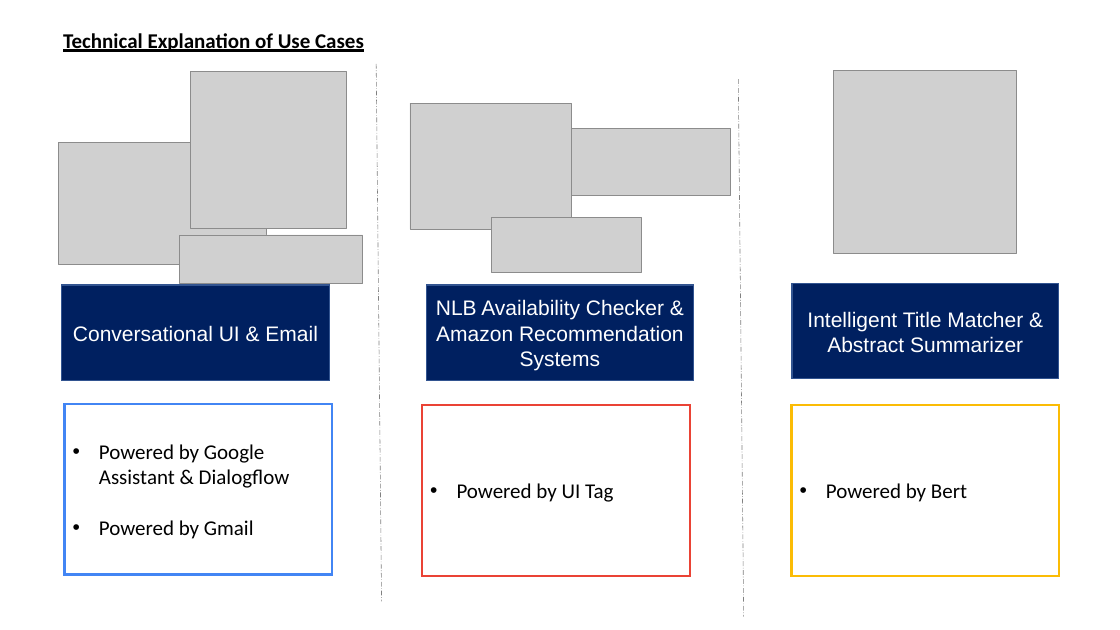
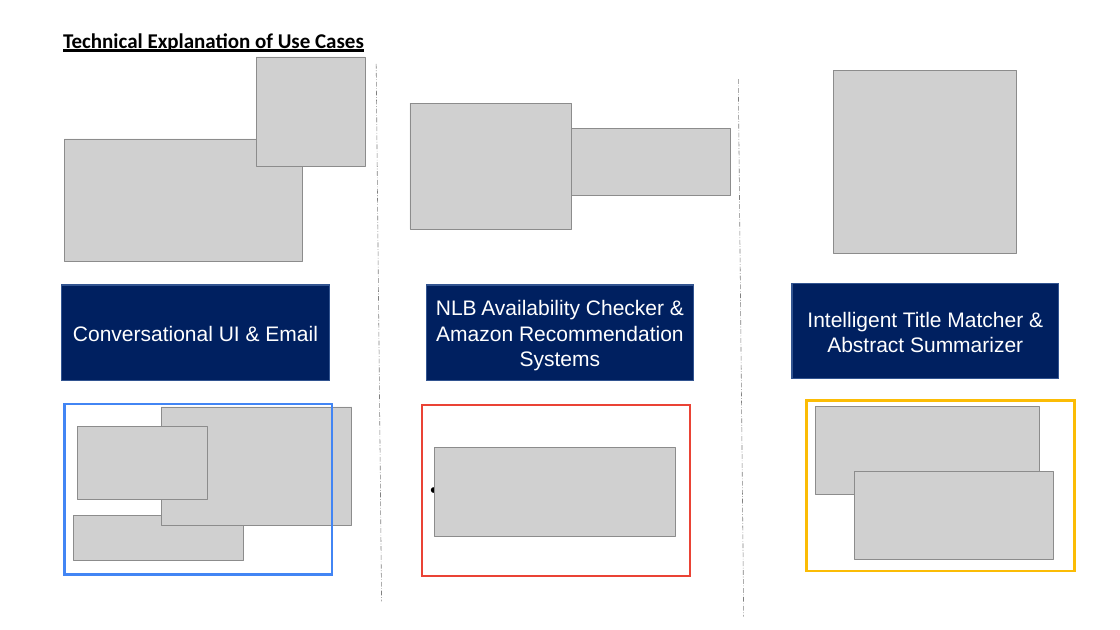
Before and after one commit to AftTheRain/ISA-PM-IPA-2021-01-09-IS02PT-GRP-SmartLibrarian, a slide deck: slide 4 of Video/ISS IPA PROJECT PRESENTATION - SYSTEM ARCHITECTURE.pptx. Drawn at 1120x630 pixels with LibreOffice and Linux fonts; fonts in the diff are those of the drawing; grey boxes stand for pictures. Boxes give left, top, right and bottom in pixels: in the first picture for what was removed or moved away, otherwise in the second. Text is boxed around its words. In the diff, an @@ line names an element or a change of style, - is before the commit and + after.

Commit message:
updated logos on slide 4

```diff
--- a/Video/ISS IPA PROJECT PRESENTATION - SYSTEM ARCHITECTURE.pptx
+++ b/Video/ISS IPA PROJECT PRESENTATION - SYSTEM ARCHITECTURE.pptx
@@ picture resized from (x1=190, y1=71, x2=346, y2=228) to (x1=256, y1=57, x2=365, y2=166) @@
@@ picture resized from (x1=59, y1=142, x2=267, y2=265) to (x1=65, y1=139, x2=302, y2=261) @@
@@ picture added at (x1=161, y1=407, x2=352, y2=525) @@
@@ rectangle "Powered by Bert" moved from (x1=791, y1=405, x2=1060, y2=576) to (x1=807, y1=401, x2=1075, y2=571) @@
@@ picture added at (x1=816, y1=407, x2=1039, y2=495) @@
@@ picture added at (x1=77, y1=426, x2=208, y2=499) @@
@@ text in rectangle at (x1=99, y1=444, x2=290, y2=539): text removed @@
-• Powered by Google Assistant & Dialogflow
-• Powered by Gmail
@@ picture resized from (x1=492, y1=218, x2=641, y2=272) to (x1=434, y1=448, x2=676, y2=536) @@
@@ picture added at (x1=854, y1=471, x2=1054, y2=560) @@
@@ text in rectangle at (x1=457, y1=483, x2=614, y2=502): text removed @@
-• Powered by UI Tag
@@ picture resized from (x1=179, y1=235, x2=363, y2=284) to (x1=74, y1=516, x2=245, y2=561) @@
```
Also in this commit, not shown: 1 other file.
